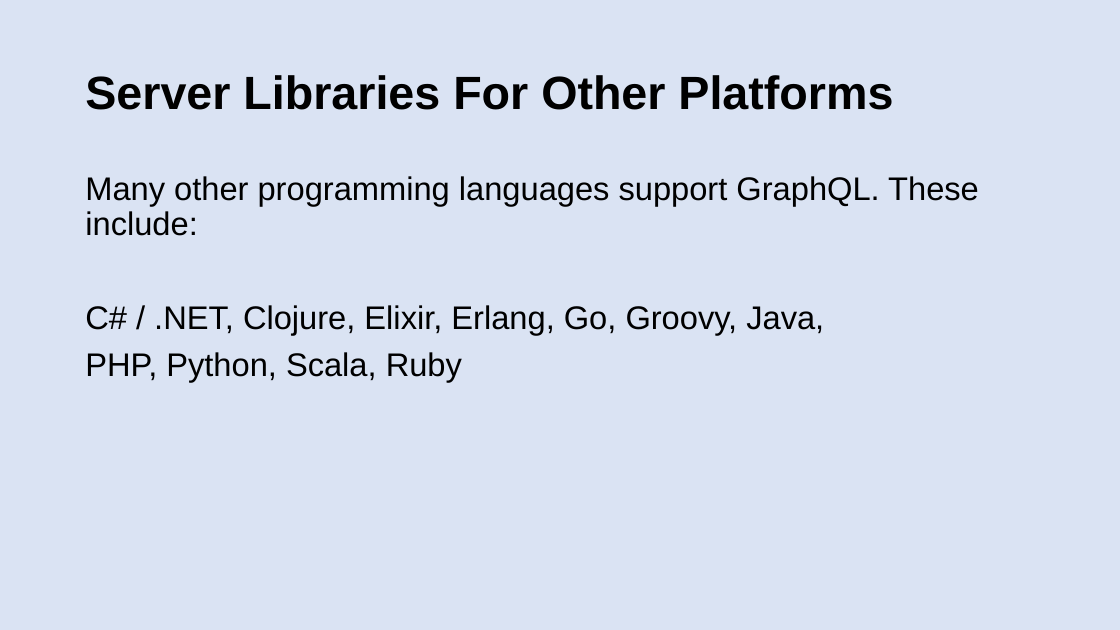
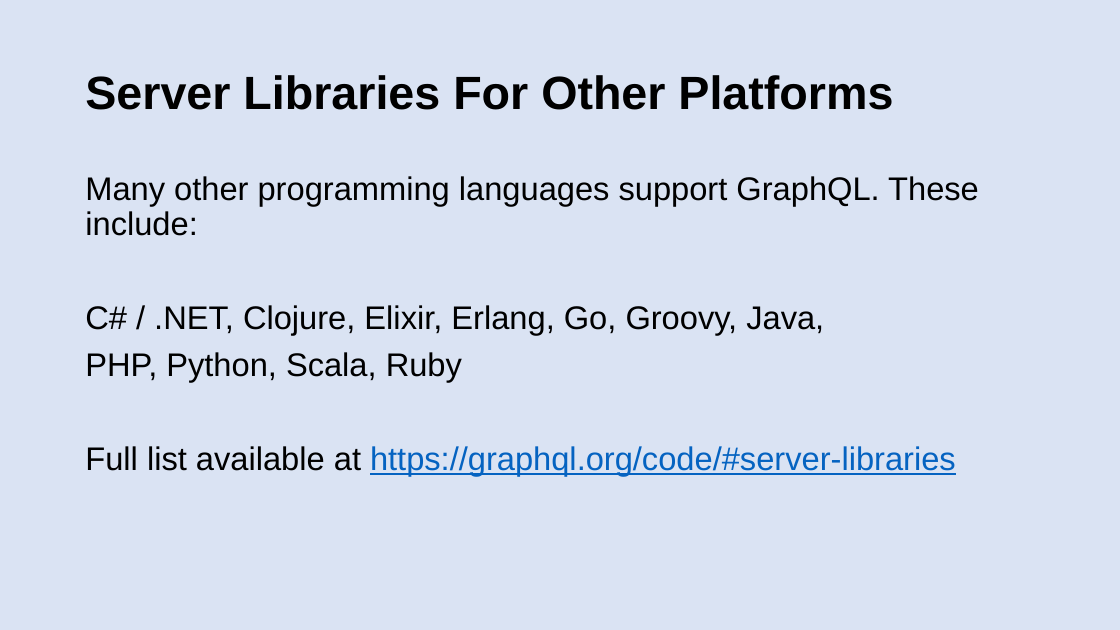
Before and after one commit to patelg123/graphql-presentation, a slide deck: slide 14 of current.pptx (slide 15 before the commit). Drawn at 1120x630 pixels with LibreOffice and Linux fonts; fonts in the diff are those of the drawing. Boxes give left, top, right and bottom in pixels: in the first picture for what was removed or moved away, otherwise in the second. Text is boxed around its words. In the diff, an @@ line names an element or a change of style, - is before the commit and + after.

```diff
--- a/current.pptx
+++ b/current.pptx
@@ text at (85, 446, 956, 476): paragraph added @@
+Full list available at https://graphql.org/code/#server-libraries
```
Also in this commit, not shown: 12 other slides changed, 3 slides added, 3 slides removed.
